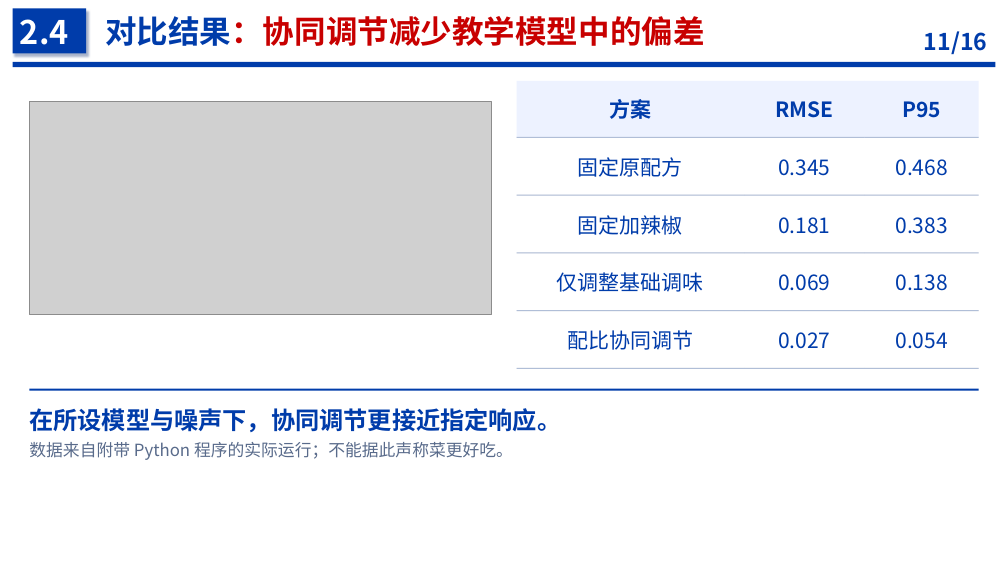
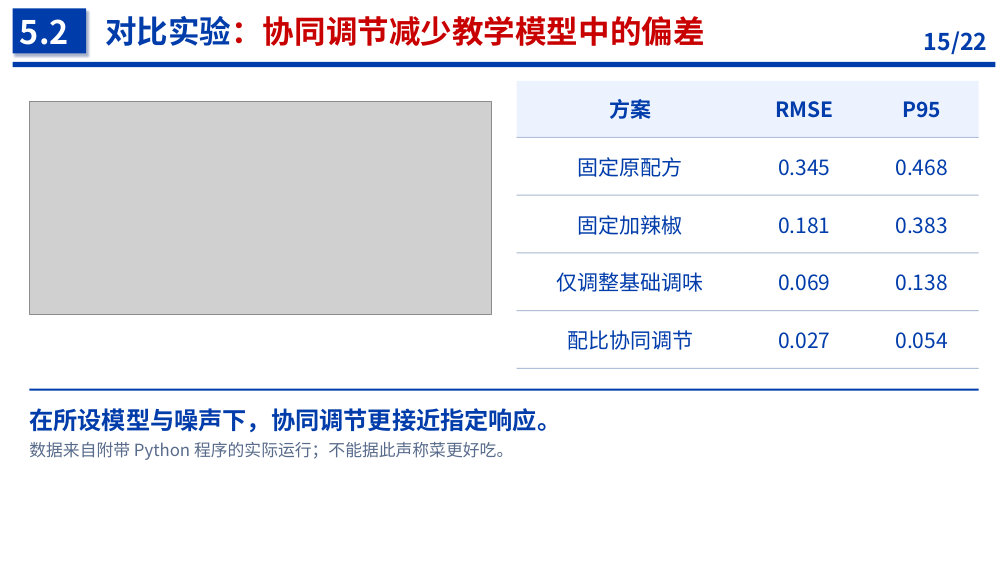
Before and after one commit to PaoShou-China/thesis-defense-slidev, a slide deck: slide 15 of template/examples/tomato/tomato-research.pptx (slide 11 before the commit). Drawn at 1008x567 pixels with LibreOffice and Linux fonts; fonts in the diff are those of the drawing; grey boxes stand for pictures. Boxes give left, top, right and bottom in pixels: in the first picture for what was removed or moved away, otherwise in the second. Text is boxed around its words. In the diff, an @@ line names an element or a change of style, - is before the commit and + after.

```diff
--- a/template/examples/tomato/tomato-research.pptx
+++ b/template/examples/tomato/tomato-research.pptx
@@ text at (20,19,69,45): text changed @@
-2.4
+5.2
@@ text at (105,16,705,46): text changed @@
-对比结果：协同调节减少教学模型中的偏差
+对比实验：协同调节减少教学模型中的偏差
@@ text at (924,31,987,55): text changed @@
-11/16
+15/22
```
Also in this commit, not shown: 11 other slides changed, 8 slides added, 2 slides removed, 44 other files.
